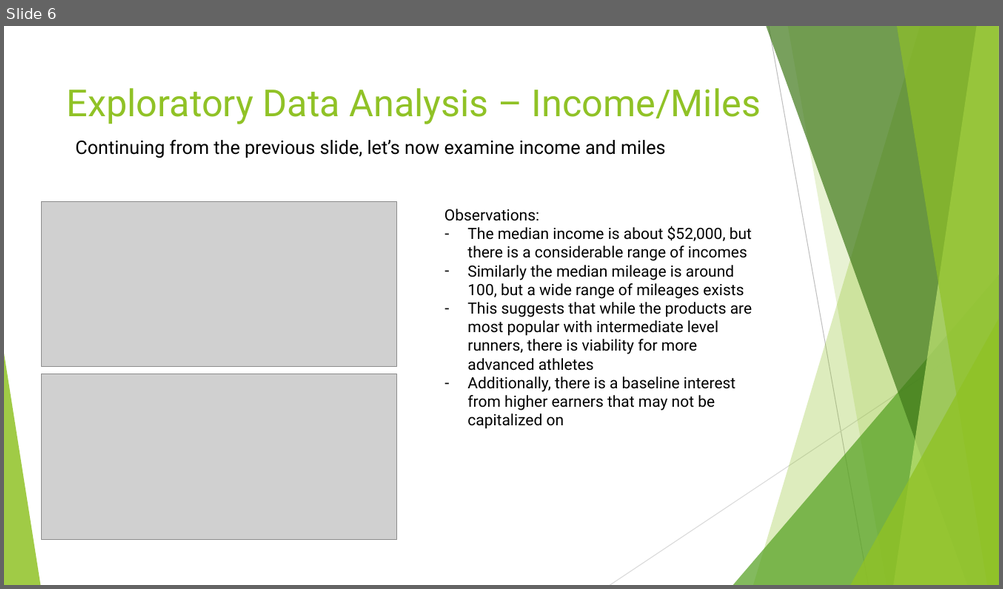
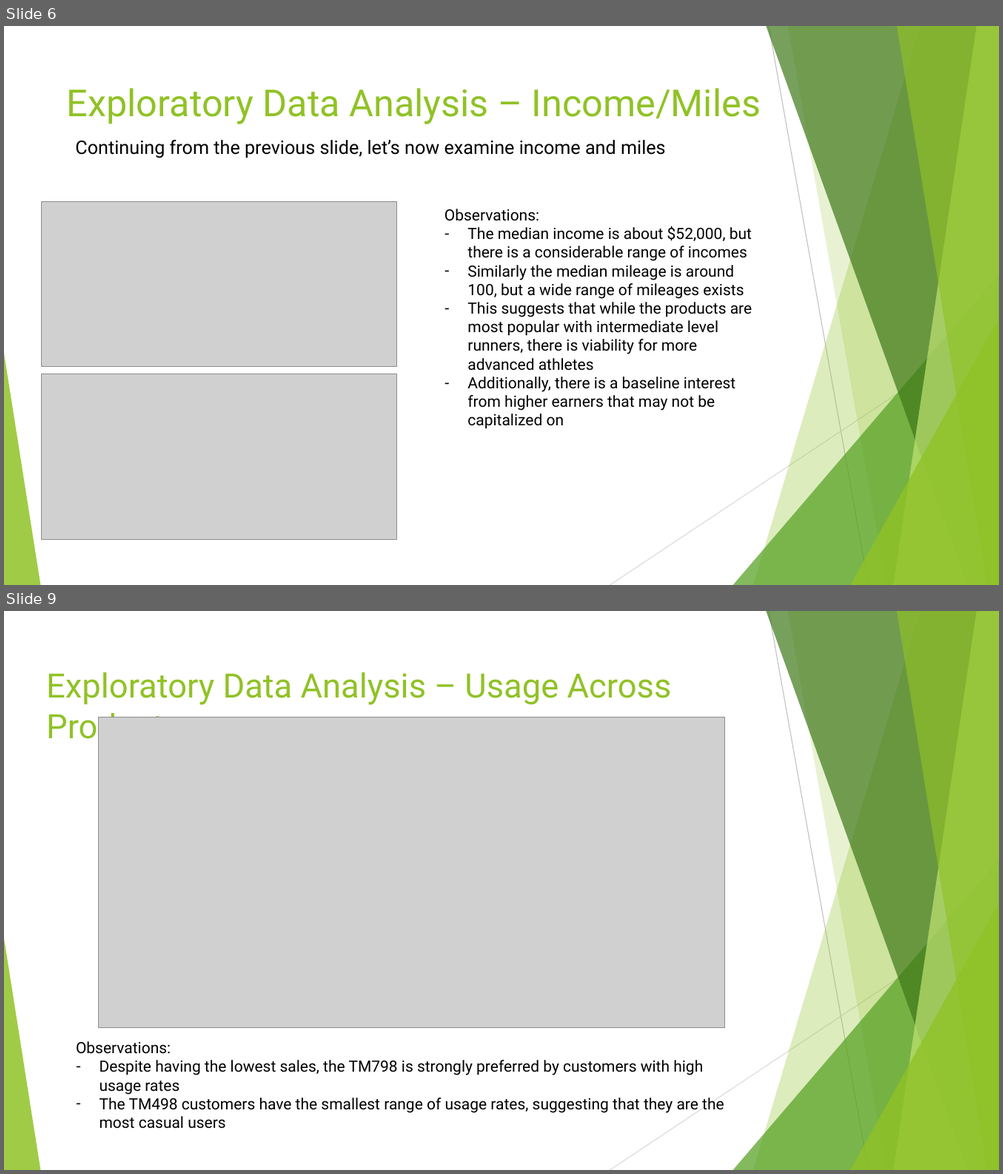
Before and after one commit to hanesi/DSBA-Cert-Course, a slide deck: Module 1/Project/CardioGoodFitnessProject.pptx. Shown one above the other, each under a label of ours: slide 6 before the commit, slides 6 and 9 after it; the slides between them are not shown. The pictures are 1003x589 and 1003x1174 pixels, drawn with LibreOffice and Linux fonts; fonts in the diff are those of the drawing; grey boxes stand for pictures. Boxes give left, top, right and bottom in pixels: in the first picture for what was removed or moved away, otherwise in the second. Text is boxed around its words. In the diff, an @@ line names an element or a change of style, - is before the commit and + after.

```diff
--- a/Module 1/Project/CardioGoodFitnessProject.pptx
+++ b/Module 1/Project/CardioGoodFitnessProject.pptx
@@ slide 9 added at (4, 611, 999, 1170), background #FFFFFF; not listed: 10 template elements that a slide beside it also shows @@
@@ title added at (46, 672, 671, 746), 32.4 pt, text #90C226 @@
+Exploratory Data Analysis – Usage Across Products
@@ picture added at (98, 717, 725, 1028) @@
@@ text added at (76, 1042, 724, 1129), 15 pt, text #000000 @@
+Observations:
+– Despite having the lowest sales, the TM798 is strongly preferred by customers with high usage rates
+– The TM498 customers have the smallest range of usage rates, suggesting that they are the most casual users
```
Also in this commit, not shown: 1 slide changed, 7 other slides added.
